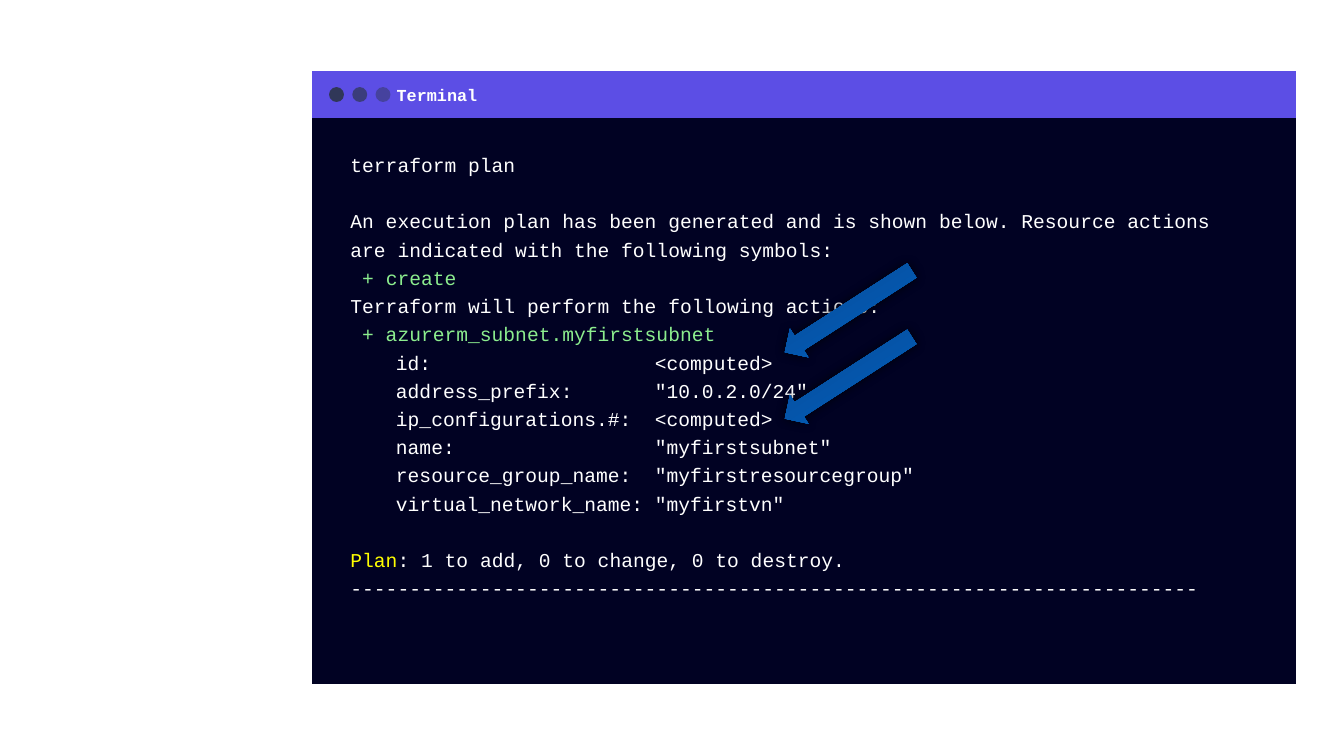
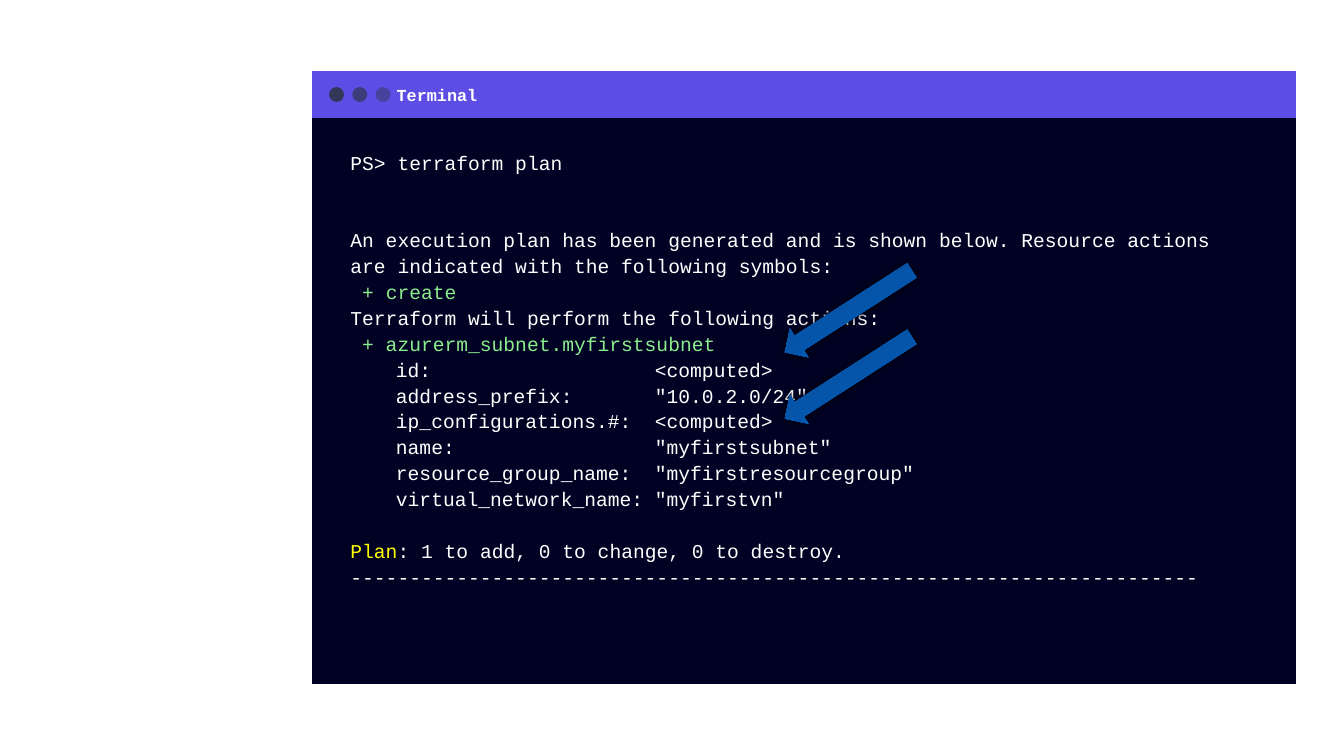
Before and after one commit to grove-mountain/azure-workshop-training, a slide deck: slide 22 of Slides/Azure and Terraform Workshop - Chapter 3.pptx (slide 20 before the commit). Drawn at 1344x756 pixels with LibreOffice and Linux fonts; fonts in the diff are those of the drawing; background and template pictures are left out. Boxes give left, top, right and bottom in pixels: in the first picture for what was removed or moved away, otherwise in the second. Text is boxed around its words. In the diff, an @@ line names an element or a change of style, - is before the commit and + after.

Commit message:
Major cleanup/test of entire slide deck.  Removed all references to AWS.  Updated all code examples with color, and Consolas font.  Added instructions on workstation setup.  The course can be taught using VSC with terraform plugins.

```diff
--- a/Slides/Azure and Terraform Workshop - Chapter 3.pptx
+++ b/Slides/Azure and Terraform Workshop - Chapter 3.pptx
@@ text at (350,156,562,174): text changed @@
-terraform plan
+PS> terraform plan
@@ text at (350,233,1209,562): line spacing 1.2 to 1.1 @@
```
Also in this commit, not shown: 12 other slides changed, 7 slides added, 4 slides removed, 2 other files.
